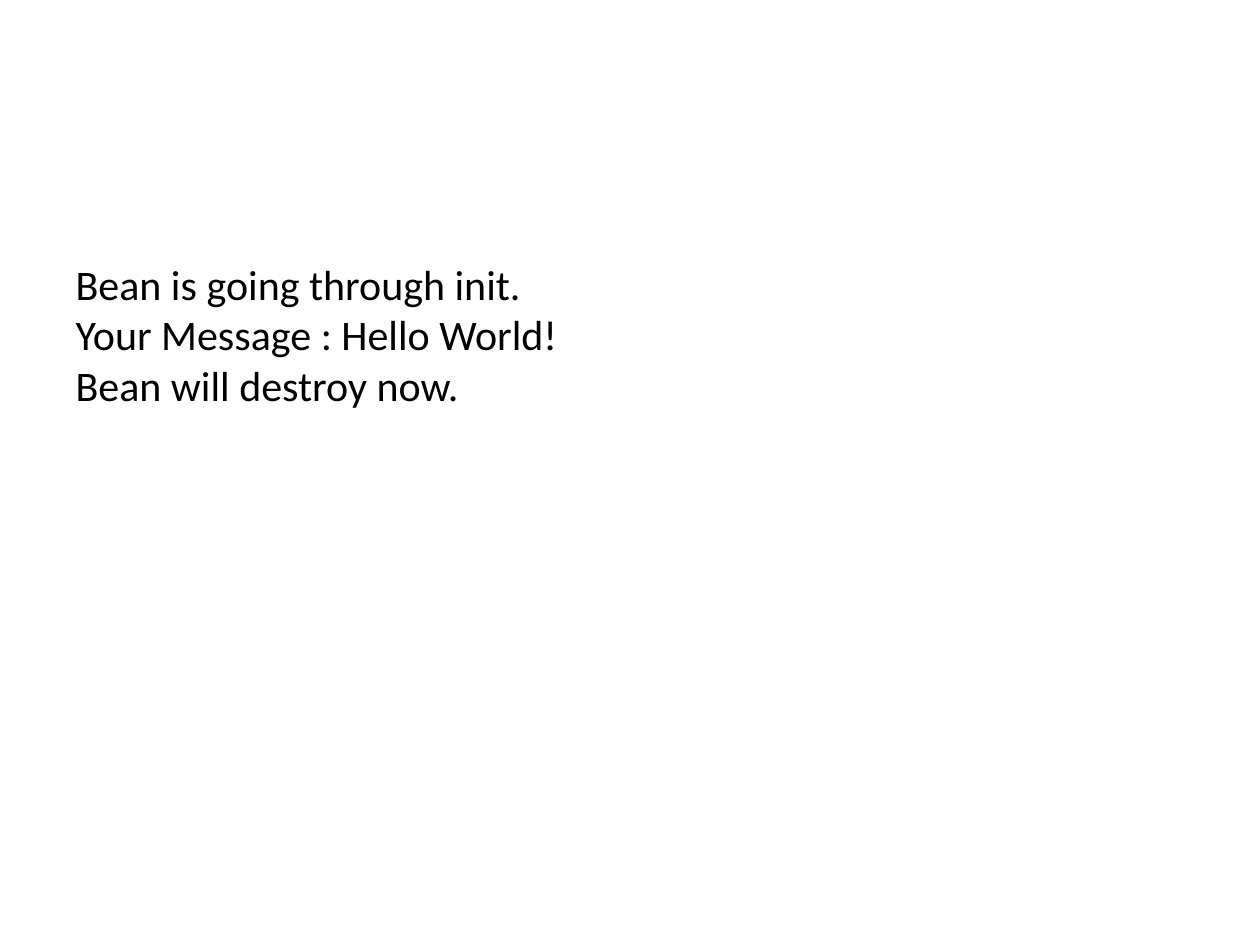
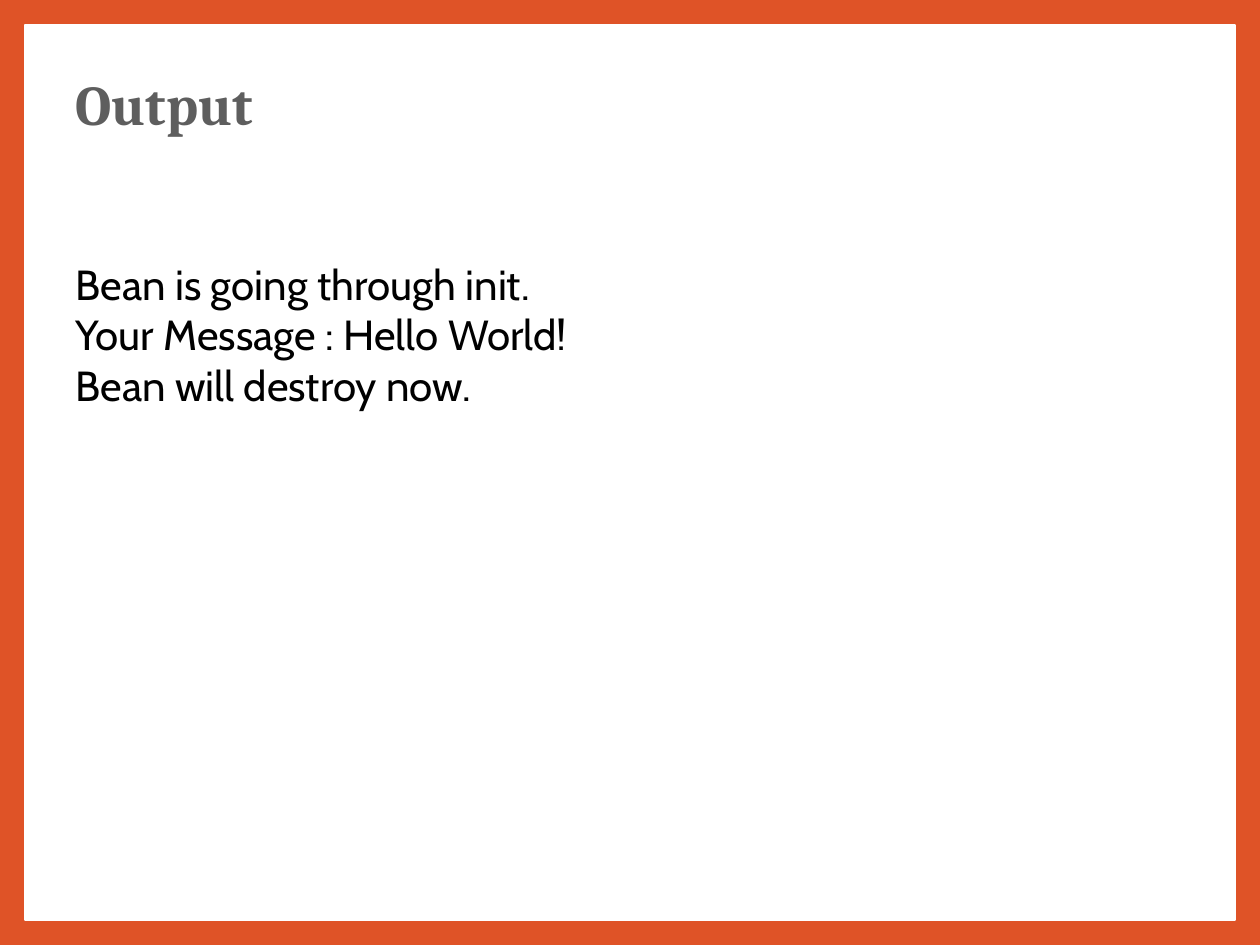
Before and after one commit to jrambasana/AJP2022-material, a slide deck: slide 38 of AJP Slides/AJP (01ce0502) - Unit 7 - Spring.pptx (slide 37 before the commit). Drawn at 1260x945 pixels with LibreOffice and Linux fonts; fonts in the diff are those of the drawing; background and template pictures are left out. Boxes give left, top, right and bottom in pixels: in the first picture for what was removed or moved away, otherwise in the second. Text is boxed around its words. In the diff, an @@ line names an element or a change of style, - is before the commit and + after.

```diff
--- a/AJP Slides/AJP (01ce0502) - Unit 7 - Spring.pptx
+++ b/AJP Slides/AJP (01ce0502) - Unit 7 - Spring.pptx
@@ background picture (left out) to #DF5327 @@
@@ rectangle added at bbox=[25, 25, 1235, 920], fill #FFFFFF, outline #FFFFFF 1 pt @@
@@ text "Output": place and size @@
-text "Output" at bbox=[0, 63, 472, 181]
+text "Output" at bbox=[75, 87, 252, 137]
@@ text "Output" at bbox=[75, 87, 252, 137]: size 22 to 32 pt, text colour #FFFFFF to #5E5E5E @@
@@ text "Bean is going through init." at bbox=[76, 268, 567, 411]: font Calibri to Cabin @@
```
Also in this commit, not shown: 46 other slides changed, 3 slides added, 2 slides removed, 17 other files.
